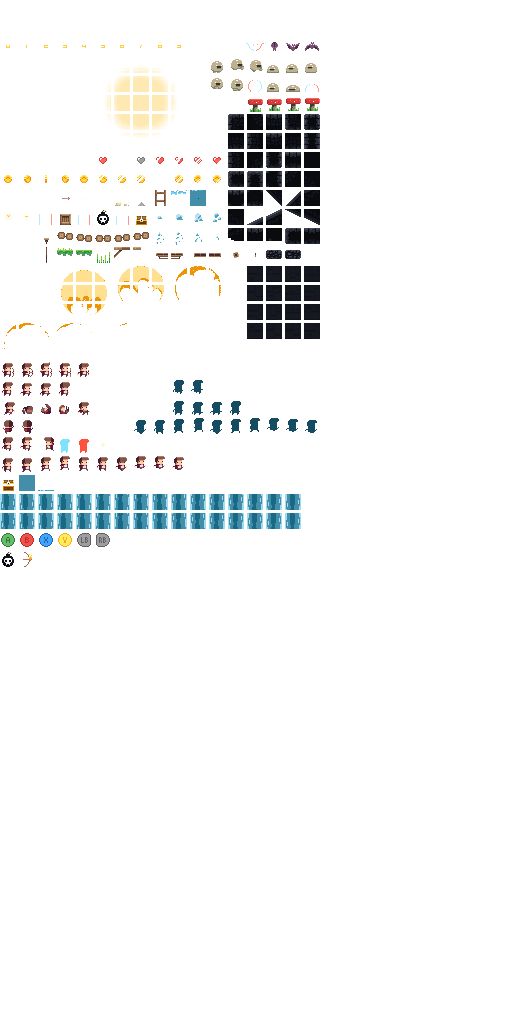
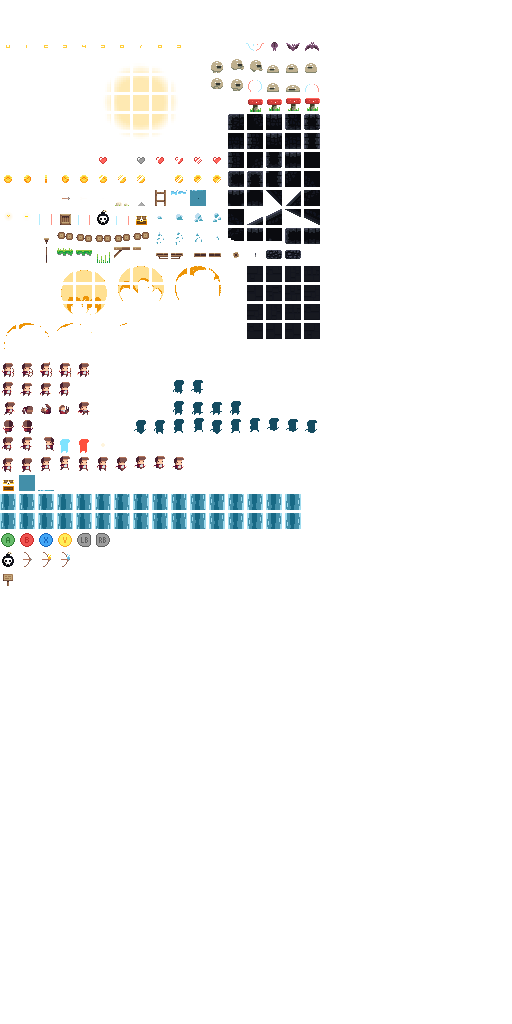
Layered file, before and after one edit (512x1024). Changes by layer:
painted on "Weapons" over [29, 552, 70, 567]
added layer "Signpost" in group "Objects" over [3, 574, 13, 586]
